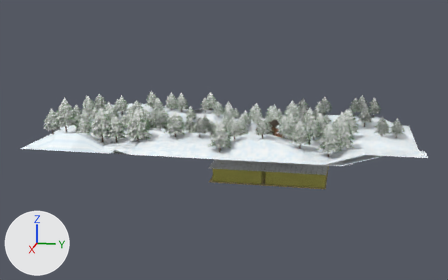
The glTF model src/models/env/mountains_and_stuff2.glb as it was, and as the next commit left it.
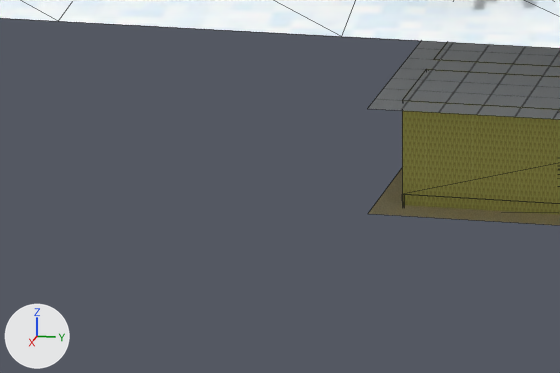
The first picture shows the older version from a 50 mm lens placed at (163.8, 19.0, 38.4), pointed at (2.3, -13.3, -2.0). The close-ups show both versions on the part from 36% to 52% of the width and 55% to 73% of the height of that picture; other places that the commit changed are outside them. The axes (+X, +Y, +Z) are drawn at lower left. The lights are the same throughout. The close-ups show mesh edges as thin lines. Where no turn or scale is listed for an object, it has been applied to the vertices.

In view in the first close-up: 'Plane.002', 'backrooms-ceiling', 'backrooms-floor', 'backrooms-walls'.
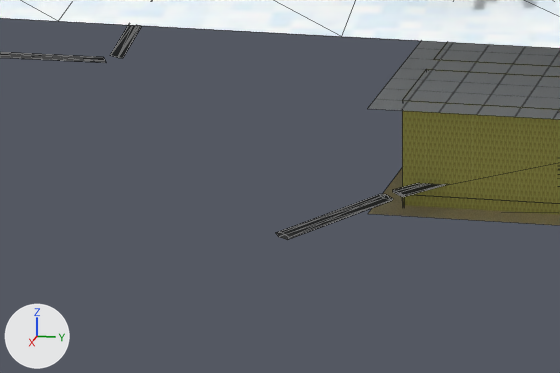
Where the newer file only moved an object's origin or applied its transform, the numbers keep the older frame.

What differs and where, as boxes (x1, y1, x2, y2) in the close-ups (560 x 373 px):
'table-legs.002', added: after (0, 25, 445, 240)

The change, as a list of edits to the scene's bpy script:
```text
Add mat_fake_metal:
    mat_fake_metal = principled_material('fake-metal')
    mat_fake_metal.base_color = (0.0489, 0.0489, 0.0489)  # black #3e3e3e
    mat_fake_metal.roughness = 1.0
Add me_cylinder_150:
    me_cylinder_150.from_pydata(...)  # 40 vertices, 52 faces; spans x -22.5..7.7, y -23.4..2.0, z -0.3..0.0
    me_cylinder_150.materials.append(mat_fake_metal)  # black #3e3e3e
Add ob_table_legs_002:
    ob_table_legs_002 = bpy.data.objects.new('table-legs.002', me_cylinder_150)
    ob_table_legs_002.location = (13.13, -12.05, -9.24)
```
